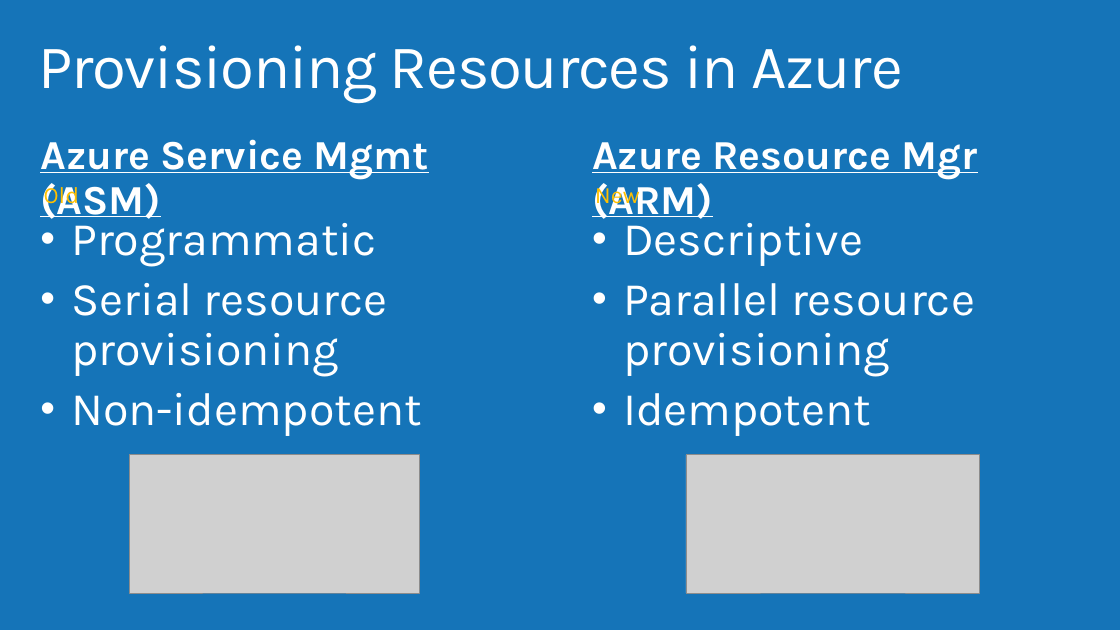
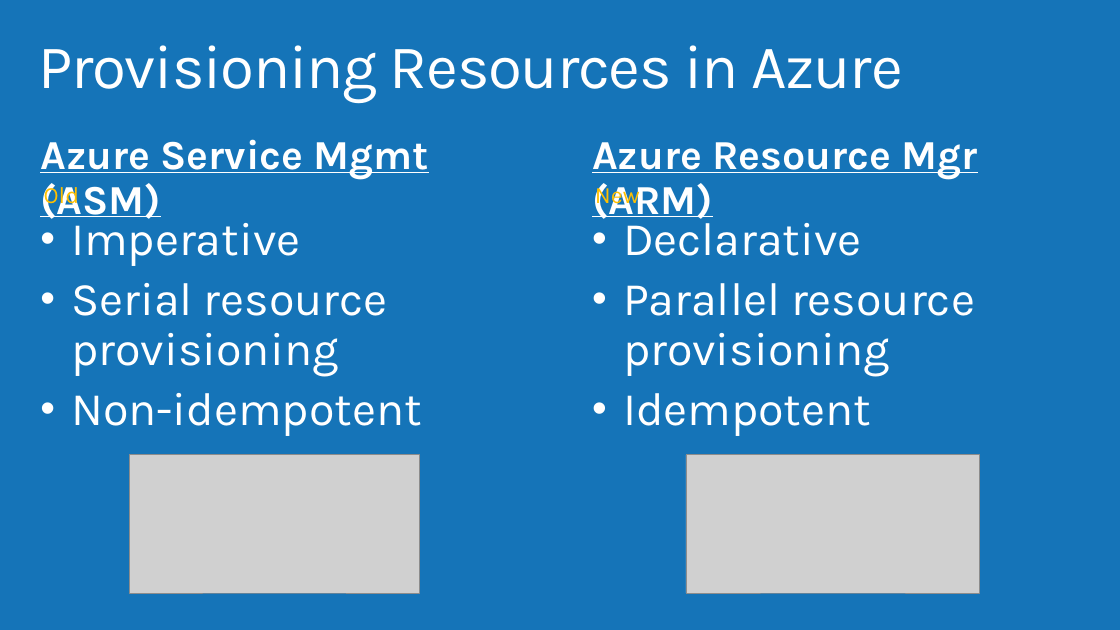
Before and after one commit to AzureCAT-GSI/SAP-on-Azure, a slide deck: slide 3 of Presentations/Infrastructure as Code.pptx. Drawn at 1120x630 pixels with LibreOffice and Linux fonts; fonts in the diff are those of the drawing; grey boxes stand for pictures; background and template pictures are left out. Boxes give left, top, right and bottom in pixels: in the first picture for what was removed or moved away, otherwise in the second. Text is boxed around its words. In the diff, an @@ line names an element or a change of style, - is before the commit and + after.

```diff
--- a/Presentations/Infrastructure as Code.pptx
+++ b/Presentations/Infrastructure as Code.pptx
@@ text at [71,214,300,266]: text changed @@
-• Programmatic
+• Imperative
@@ text at [623,214,862,256]: text changed @@
-• Descriptive
+• Declarative
```
Also in this commit, not shown: 2 other slides changed, 2 other files.
